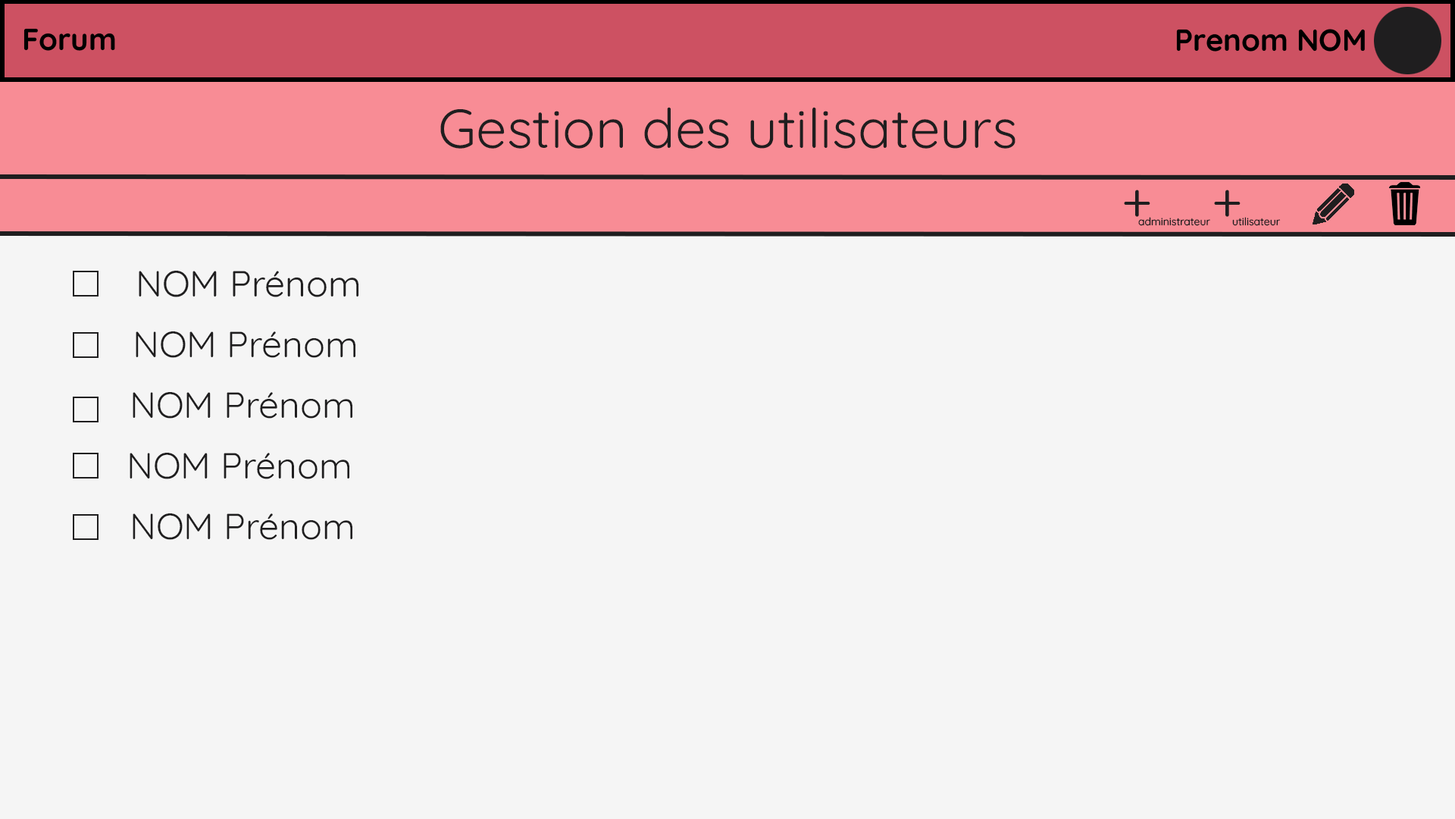
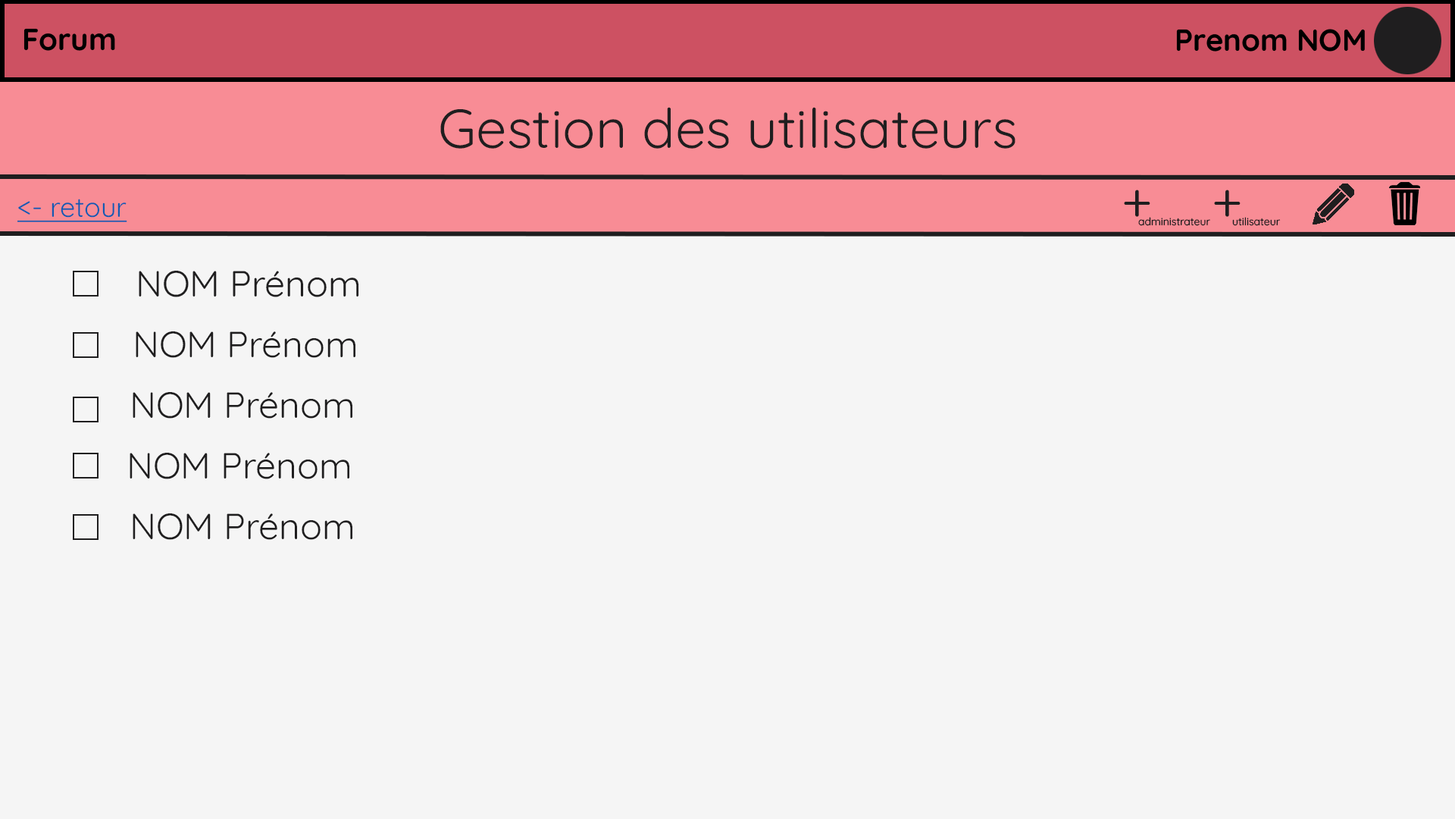
The second w=1455, h=819 image is a revision of the first. Changes to its layers:
added layer "<- retour" above "Rectangle 1" over 17, 198, 128, 223
